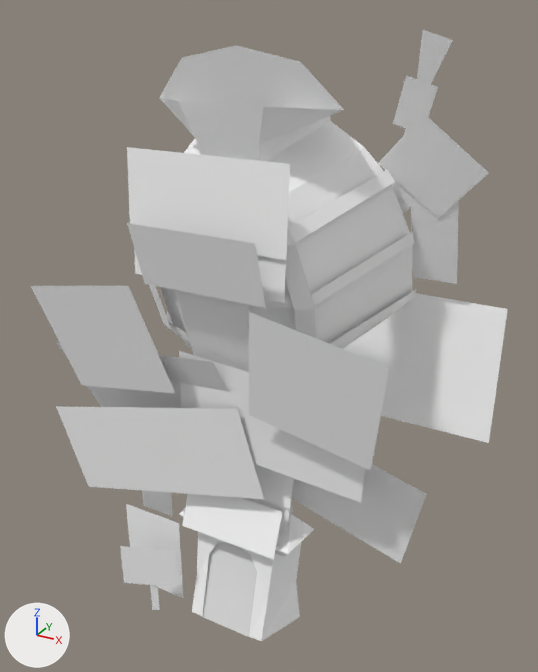
The glTF model public/3d/shop/model__shop__model__pc_shop_f.ofs_8/tp_kimo00.gltf as it was, and as the next commit left it.
Both versions are drawn from a 50 mm camera at (4.73, -6.23, 7.22) aimed at (0.91, 0.72, 3.74). The lights are fixed; the arrows at lower left show +X, +Y and +Z. The older version comes first.

The first picture shows 'tp_kimo00.001'.
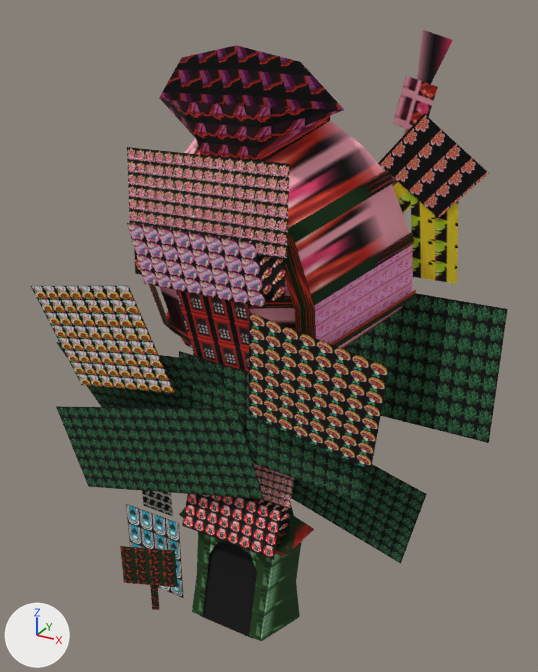
Location of each change, (x1, y1, x2, y2) in pixels of the pictures (538 x 672 px):
'tp_kimo00.001', surface changed (darker): (31, 30, 508, 641) in both

Diff of the bpy script that builds the scene:
```diff
--- a/public/3d/shop/model__shop__model__pc_shop_f.ofs_8/tp_kimo00.gltf.py
+++ b/public/3d/shop/model__shop__model__pc_shop_f.ofs_8/tp_kimo00.gltf.py
@@ mat_kimo_05 @@
 mat_kimo_05 = principled_material('kimo_05')
-mat_kimo_05.base_color = (1.0, 1.0, 1.0)  # white #ffffff
+mat_kimo_05.texture = img_kimo_5
 mat_kimo_05.roughness = 1.0
@@ mat_kanban_g002 @@
 mat_kanban_g002 = principled_material('kanban_g002')
-mat_kanban_g002.base_color = (1.0, 1.0, 1.0)  # white #ffffff
+mat_kanban_g002.texture = img_kanban_g02
 mat_kanban_g002.roughness = 1.0
@@ mat_kanban_g00 @@
 mat_kanban_g00 = principled_material('kanban_g00')
-mat_kanban_g00.base_color = (1.0, 1.0, 1.0)  # white #ffffff
+mat_kanban_g00.texture = img_kanban_g00
 mat_kanban_g00.roughness = 1.0
@@ mat_kanban_g01 @@
 mat_kanban_g01 = principled_material('kanban_g01')
-mat_kanban_g01.base_color = (1.0, 1.0, 1.0)  # white #ffffff
+mat_kanban_g01.texture = img_kanban_g01
 mat_kanban_g01.roughness = 1.0
@@ mat_menu002 @@
 mat_menu002 = principled_material('menu002')
-mat_menu002.base_color = (1.0, 1.0, 1.0)  # white #ffffff
+mat_menu002.texture = img_menu02
 mat_menu002.roughness = 1.0
@@ mat_kimo_ramp @@
 mat_kimo_ramp = principled_material('kimo_ramp')
-mat_kimo_ramp.base_color = (1.0, 1.0, 1.0)  # white #ffffff
+mat_kimo_ramp.texture = img_kimo_light
 mat_kimo_ramp.roughness = 1.0
@@ mat_kimo_08 @@
 mat_kimo_08 = principled_material('kimo_08')
-mat_kimo_08.base_color = (1.0, 1.0, 1.0)  # white #ffffff
+mat_kimo_08.texture = img_kimo_8
 mat_kimo_08.roughness = 1.0
@@ mat_kimo_mado1 @@
 mat_kimo_mado1 = principled_material('kimo_mado1')
-mat_kimo_mado1.base_color = (1.0, 1.0, 1.0)  # white #ffffff
+mat_kimo_mado1.texture = img_kimo_mado1
 mat_kimo_mado1.roughness = 1.0
@@ mat_kimo_010 @@
 mat_kimo_010 = principled_material('kimo_010')
-mat_kimo_010.base_color = (1.0, 1.0, 1.0)  # white #ffffff
+mat_kimo_010.texture = img_kimo_6
 mat_kimo_010.roughness = 1.0
@@ mat_kimo_03 @@
 mat_kimo_03 = principled_material('kimo_03')
-mat_kimo_03.base_color = (1.0, 1.0, 1.0)  # white #ffffff
+mat_kimo_03.texture = img_kimo_3
 mat_kimo_03.roughness = 1.0
@@ mat_kimo_04 @@
 mat_kimo_04 = principled_material('kimo_04')
-mat_kimo_04.base_color = (1.0, 1.0, 1.0)  # white #ffffff
+mat_kimo_04.texture = img_kimo_4
 mat_kimo_04.roughness = 1.0
@@ mat_kimo_001 @@
 mat_kimo_001 = principled_material('kimo_001')
-mat_kimo_001.base_color = (1.0, 1.0, 1.0)  # white #ffffff
+mat_kimo_001.texture = img_kimo_1
 mat_kimo_001.roughness = 1.0
@@ mat_kimo_09 @@
 mat_kimo_09 = principled_material('kimo_09')
-mat_kimo_09.base_color = (1.0, 1.0, 1.0)  # white #ffffff
+mat_kimo_09.texture = img_kimo_9
 mat_kimo_09.roughness = 1.0
@@ mat_kimo_07 @@
 mat_kimo_07 = principled_material('kimo_07')
-mat_kimo_07.base_color = (1.0, 1.0, 1.0)  # white #ffffff
+mat_kimo_07.texture = img_kimo_7
 mat_kimo_07.roughness = 1.0
@@ mat_kanban00 @@
 mat_kanban00 = principled_material('kanban00')
-mat_kanban00.base_color = (1.0, 1.0, 1.0)  # white #ffffff
+mat_kanban00.texture = img_kanban00
 mat_kanban00.roughness = 1.0
@@ mat_kimo_002 @@
 mat_kimo_002 = principled_material('kimo_002')
-mat_kimo_002.base_color = (1.0, 1.0, 1.0)  # white #ffffff
+mat_kimo_002.texture = img_kimo_2
 mat_kimo_002.roughness = 1.0
@@ mat_kimo_leaf @@
 mat_kimo_leaf = principled_material('kimo_leaf')
-mat_kimo_leaf.base_color = (1.0, 1.0, 1.0)  # white #ffffff
+mat_kimo_leaf.texture = img_kimo_leaf
 mat_kimo_leaf.roughness = 1.0
@@ mat_kimo_in_1 @@
 n0 = _N.new('ShaderNodeBsdfPrincipled'); n0.name = 'Principled BSDF'
-n0.inputs[0].default_value = (0.804, 0.804, 0.804, 1.0)  # 'Base Color', white #e8e8e8
 n0.inputs[2].default_value = 1.0  # 'Roughness'
 n1 = _N.new('ShaderNodeOutputMaterial'); n1.name = 'Material Output'
+n2 = _N.new('ShaderNodeMix'); n2.name = 'Mix'
+n2.data_type = 'RGBA'
+n2.blend_type = 'MULTIPLY'
+n2.inputs[0].default_value = 1.0  # 'Factor'
+n2.inputs[7].default_value = (0.804, 0.804, 0.804, 1.0)  # 'B', white #e8e8e8
+n3 = _N.new('ShaderNodeTexImage'); n3.name = 'Image Texture'
+n3.image = img_md_14_1
 _L.new(n0.outputs[0], n1.inputs[0])  # 'BSDF' to 'Surface'
+_L.new(n2.outputs[2], n0.inputs[0])  # 'Result' to 'Base Color'
+_L.new(n3.outputs[0], n2.inputs[6])  # 'Color' to 'A'
@@ mat_house_door1 @@
 mat_house_door1 = principled_material('house_door1')
-mat_house_door1.base_color = (1.0, 1.0, 1.0)  # white #ffffff
+mat_house_door1.texture = img_house_door
 mat_house_door1.roughness = 1.0
```
